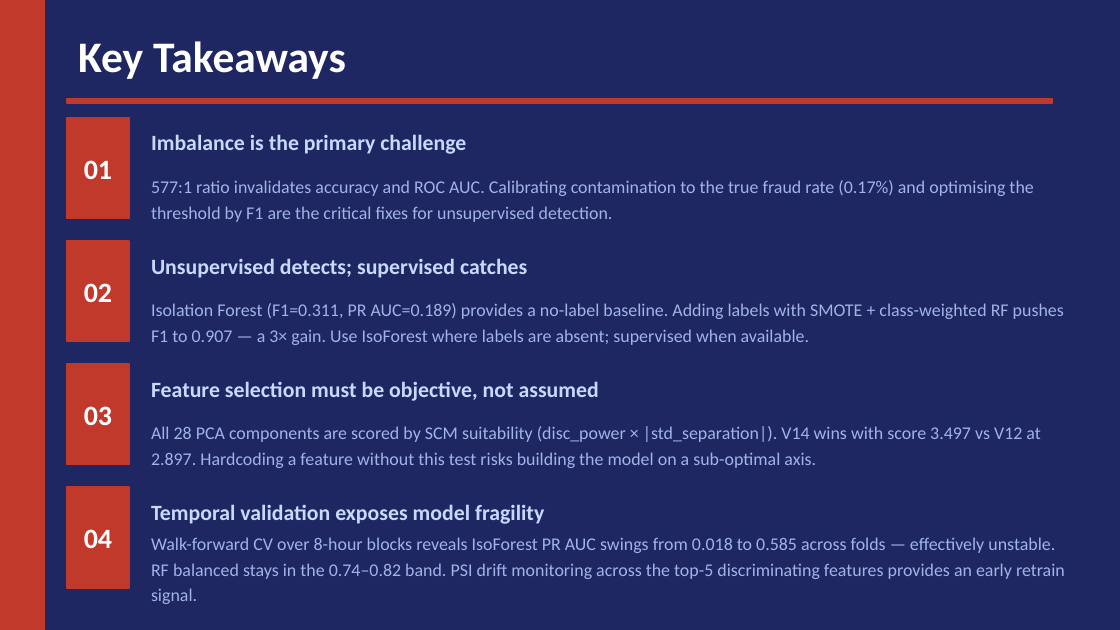
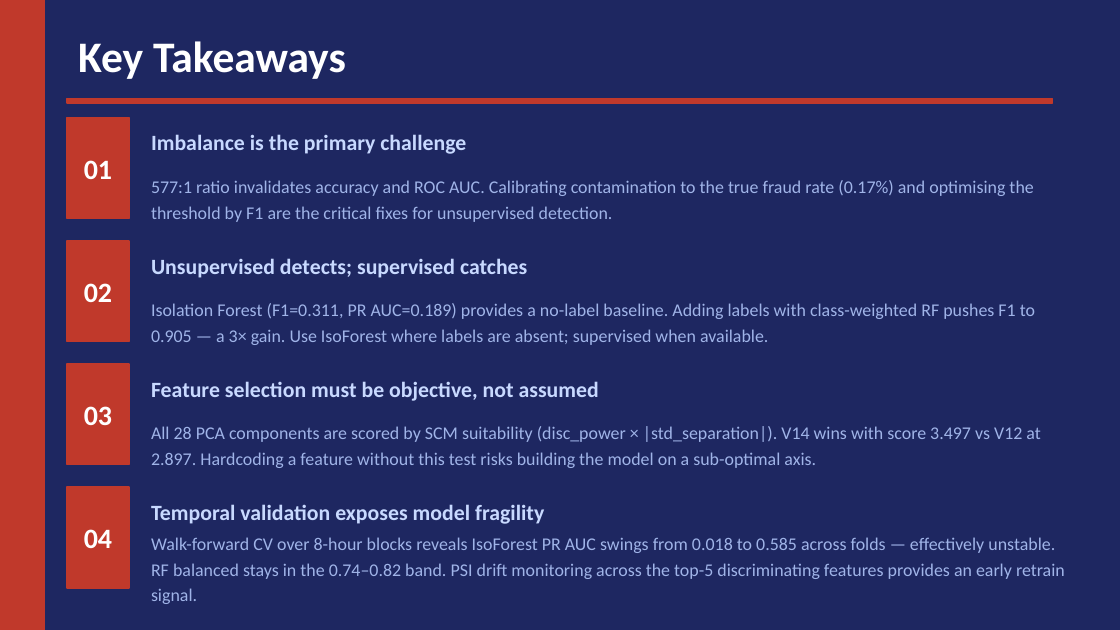
Before and after one commit to EllaN12/Ella_Portfolio, a slide deck: slide 13 of credit_card_fraud_detection.pptx (slide 12 before the commit). Drawn at 1120x630 pixels with LibreOffice and Linux fonts; fonts in the diff are those of the drawing. Boxes give left, top, right and bottom in pixels: in the first picture for what was removed or moved away, otherwise in the second. Text is boxed around its words. In the diff, an @@ line names an element or a change of style, - is before the commit and + after.

```diff
--- a/credit_card_fraud_detection.pptx
+++ b/credit_card_fraud_detection.pptx
@@ text at <box>151,303,1035,345</box>: text changed @@
-Isolation Forest (F1=0.311, PR AUC=0.189) provides a no-label baseline. Adding labels with SMOTE + class-weighted RF pushes F1 to 0.907 — a 3× gain. Use IsoForest where labels are absent; supervised when available.
+Isolation Forest (F1=0.311, PR AUC=0.189) provides a no-label baseline. Adding labels with class-weighted RF pushes F1 to 0.905 — a 3× gain. Use IsoForest where labels are absent; supervised when available.
```
Also in this commit, not shown: 2 other slides changed, 1 slide added, 5 other files.
